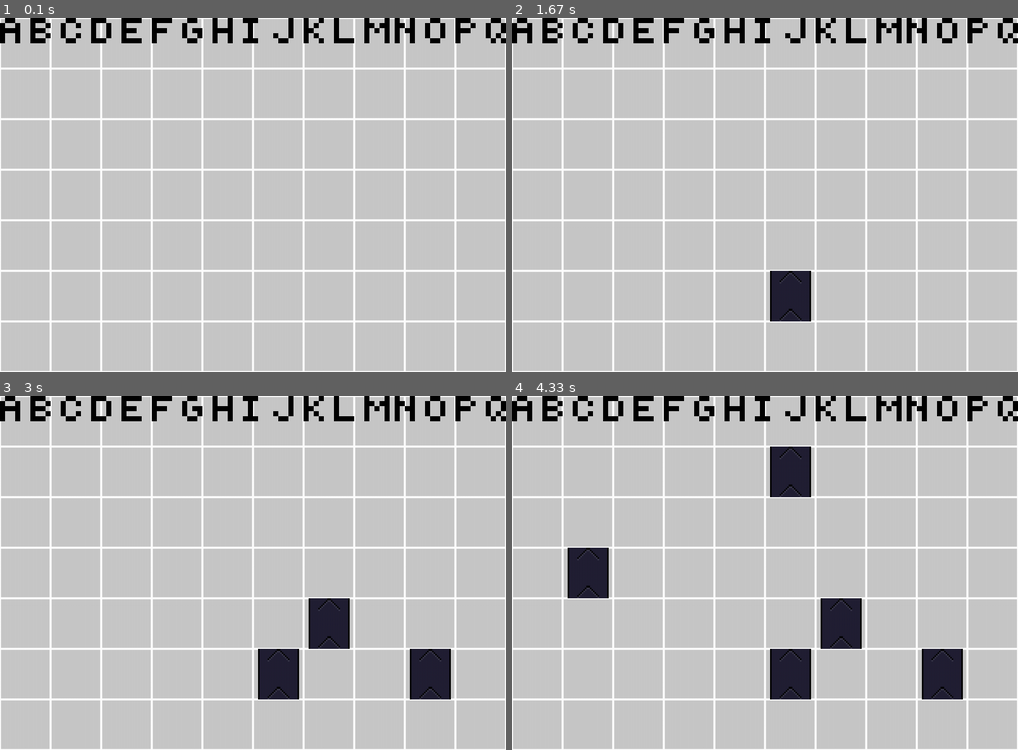
Above: before the commit, frames 1-4 (two rows, left to right).
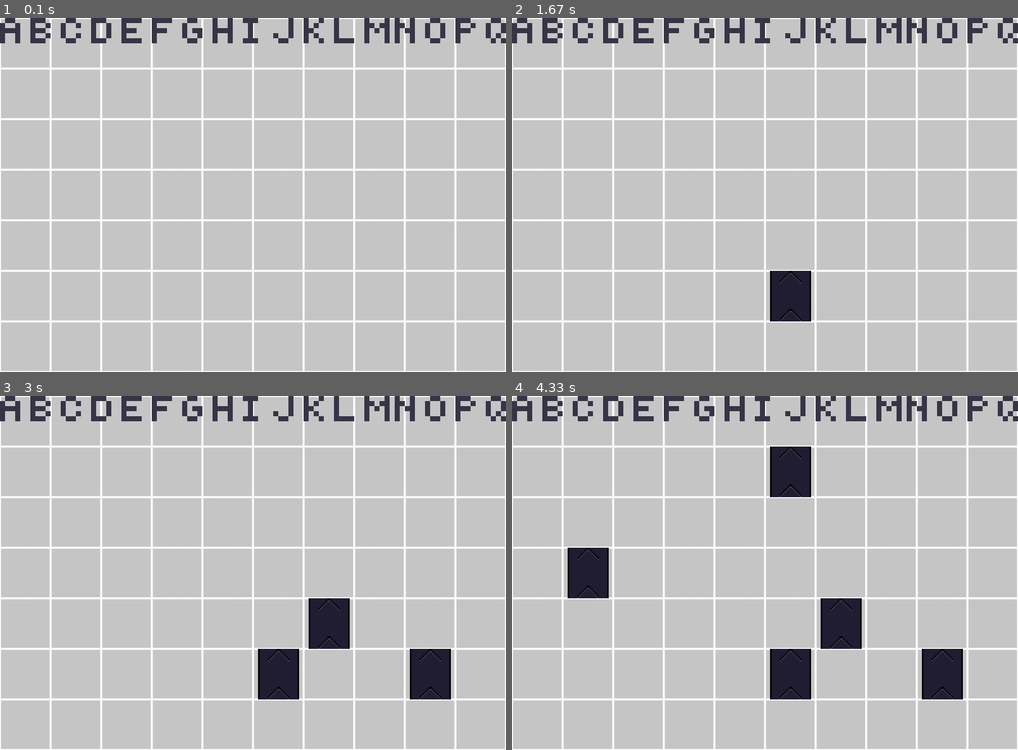
Above: after the commit, the same moments.

Repository: The1stBurb/Factory-GAME
Game: pygame game, started from main.py
The game is run twice, just before and just after one commit, with the same random seed, the same clock (stepped at 60 frames per second) and the same inputs.
Inputs (mouse positions are in pixels of both pictures, inside the frame that each line leads up to):
- Up to frame 1 (0.1 s): no input
- Up to frame 2 (1.67 s): click (815, 272) at 1.38 s
- Up to frame 3 (3 s): click (440, 696) at 2.38 s; hold Right from 2.67 s (still down); click (313, 604) at 2.75 s
- Up to frame 4 (4.33 s): release Right at 3.13 s; hold Right 3.17-3.63 s; click (775, 452) at 3.25 s; hold Right 3.67-4.3 s; click (582, 562) at 3.75 s

The runs differ from the first frame. In frame 1, 2.6% of the frame differs, in the area x 0-100%, y 0-8%; in frame 2, 2.6%; in frame 3, 2.6%; in frame 4, 2.6%.

Commit message:
text with colour

Diff:
--- a/main.py
+++ b/main.py
@@ -37,6 +37,9 @@
             pygame.mixer.music.play()
             print(self.ambient[self.ambOn])
 sfx=SFXRunner()
+purple=(33,32,51)
+darkpurple=(26,26,41)
+lightpurple=(56,55,72)
 class Text:
     def __init__(self,sz):
         self.ltr={}
@@ -45,7 +48,7 @@
         for x,i in enumerate("abcdefghijklmnopqrstuvwxyz`1234567890[]\\;',./~!@#$%^&*()_+{}|:\"<>? -="):
             # print(((x%9),(x//9)),i)
             self.ltr[i]=ltrs.subsurface(((x%9)*7,(x//9)*8,6,7))#((x%9)*(sz*7),(x-(x//9))*(sz*8),6*sz,7*sz))
-    def print(self,msgs,x,y,sz=0,shadow=False):
+    def print(self,msgs,x,y,colour=lightpurple,sz=0,shadow=False):
         msgs=msgs.split("\n")
         # print(msgs)
         sz=self.sz if sz==0 else sz
@@ -53,9 +56,9 @@
             for xps,i in enumerate(msg):
                 if shadow==True:
                     # pb.image(screen,pb.resize(self.ltr[i.lower()],sz*6,sz*7),x+xps*6*sz,y-1*sz+yps*6*sz)
-                    pb.image(screen,pb.resize(self.ltr[i.lower()],sz*6,sz*7),x-1*sz+xps*6*sz,y-1*sz+yps*6*sz)
+                    pb.image(screen,pb.resize(pb.recolour(self.ltr[i.lower()],colour),sz*6,sz*7),x-1*sz+xps*6*sz,y-1*sz+yps*6*sz)
                 else:
-                    pb.image(screen,pb.resize(self.ltr[i.lower()],sz*6,sz*7),x-1*sz+xps*6*sz,y-1*sz+yps*6*sz)
+                    pb.image(screen,pb.resize(pb.recolour(self.ltr[i.lower()]),sz*6,sz*7),x-1*sz+xps*6*sz,y-1*sz+yps*6*sz)
 text=Text(10)
 class item:
     def __init__(self,location,name,price,idd):
--- a/pygameBases.py
+++ b/pygameBases.py
@@ -6,6 +6,37 @@
     tinted.fill(new_color)
     tinted.blit(image, (0, 0), special_flags=pygame.BLEND_RGBA_MULT)
     return tinted
+def recolour(image, new_color):
+    # Create a copy of the original image
+    recolored = image.copy()
+
+    # Get the dimensions of the image
+    width, height = image.get_size()
+
+    # Lock the surface for pixel manipulation
+    recolored.lock()
+
+    # Iterate through each pixel
+    for x in range(width):
+        for y in range(height):
+            # Get the current pixel color
+            current_color = image.get_at((x, y))
+
+            # Calculate the intensity (assuming R, G, and B are equal in greyscale)
+            intensity = current_color.r / 255.0
+
+            # Calculate the new color components
+            new_r = int(new_color[0] * (1 - intensity))
+            new_g = int(new_color[1] * (1 - intensity))
+            new_b = int(new_color[2] * (1 - intensity))
+
+            # Set the new color
+            recolored.set_at((x, y), (new_r, new_g, new_b, current_color.a))
+
+    # Unlock the surface
+    recolored.unlock()
+
+    return recolored
 #resize an image
 def resize(img,w,h):
     return pygame.transform.scale(img,(w,h))
